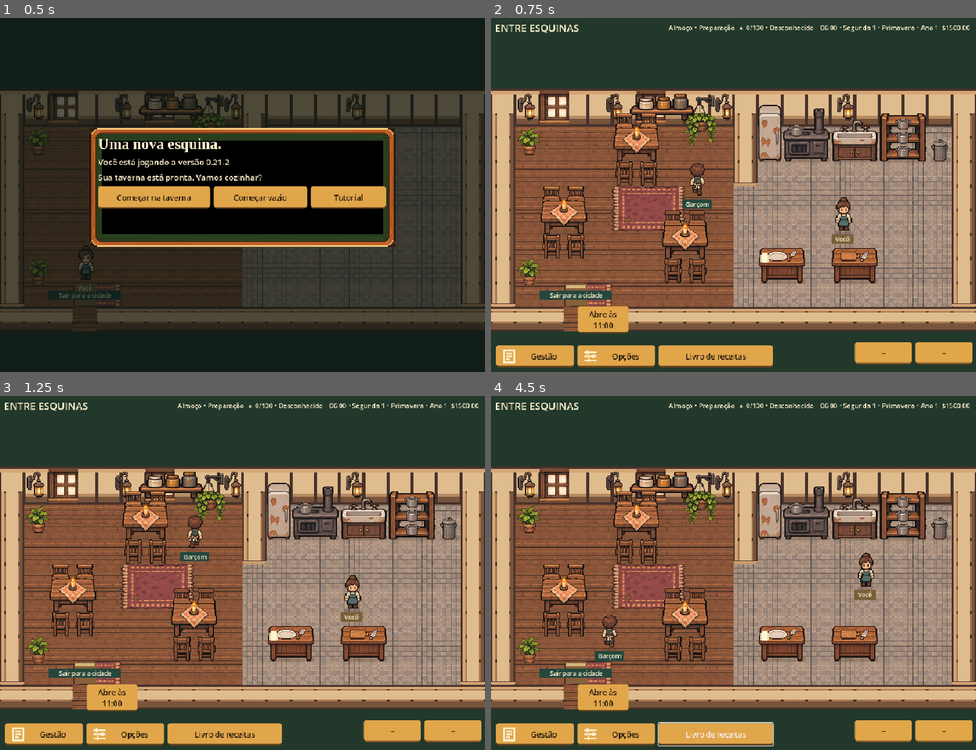
Above: before the commit, frames 1-4 (two rows, left to right).
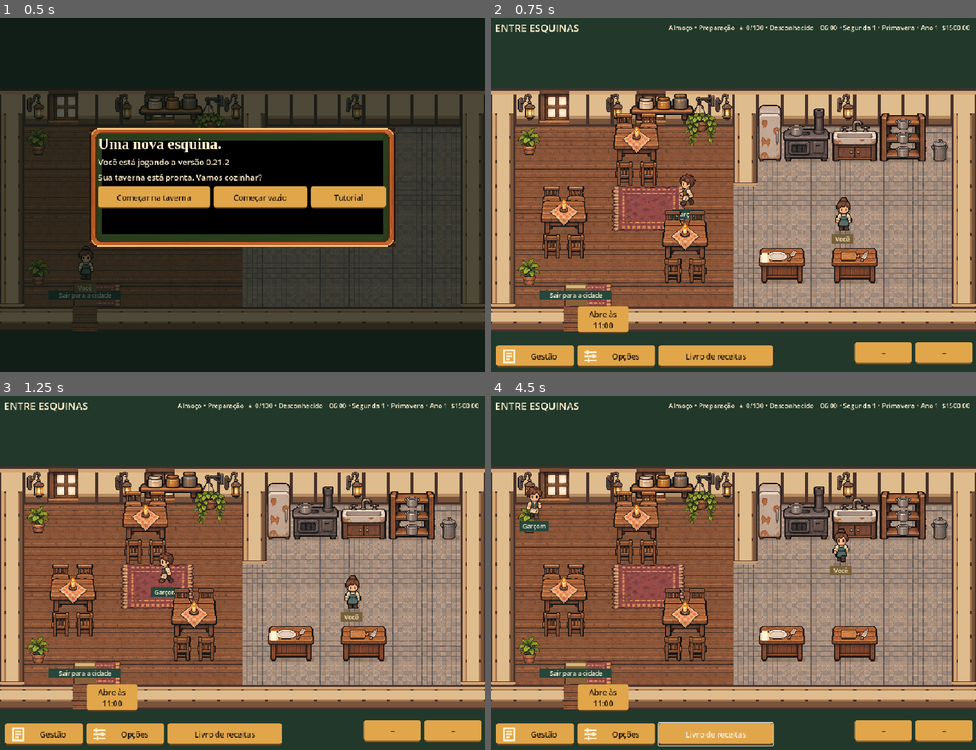
Above: after the commit, the same moments.

Repository: denerRsilva/Entre-Esquinas
Game: Godot game, scene res://mundo/Restaurante.tscn
The game is run twice, just before and just after one commit, with the same random seed, the same clock (stepped at 60 frames per second) and the same inputs.
Inputs (mouse positions are in pixels of both pictures, inside the frame that each line leads up to):
- Up to frame 1 (0.5 s): no input
- Up to frame 2 (0.75 s): click "Começar na taverna" at 0.5 s
- Up to frame 3 (1.25 s): no input
- Up to frame 4 (4.5 s): click "Abre às 11:00" at 1.25 s; tap Enter at 2 s; move the mouse to (840, 555) at 2.02 s; hold Right 2.03-2.75 s; tap E at 2.1, 3.6 s; click (840, 555) at 2.17 s; drag from (636, 590) to (709, 643) at 2.77 s; move the mouse to (782, 495) at 3.52 s; hold Right 3.53-4.25 s; drag from (709, 643) to (588, 519) at 4.27 s

Frame 1 is identical in both runs. In frame 2, 0.6% of the frame differs, in the area x 37-46%, y 40-57%; in frame 3, 0.6%; in frame 4, 1.4%, in the area x 5-80%, y 25-75%.

Commit message:
Keep waiter stroll randomness separate from customer generation

Diff:
--- a/godot/simulacao/nativa/Atendimento.gd
+++ b/godot/simulacao/nativa/Atendimento.gd
@@ -6,8 +6,9 @@
 const INV = preload("res://simulacao/nativa/Inventario.gd")
 const RECIPES = preload("res://simulacao/nativa/receitas.json")
 const CONFIG = preload("res://simulacao/nativa/clientes.json")
+static var wander_rng := RandomNumberGenerator.new()
 var idle_walk_enabled := true
-var wander_random: Callable = randf
+var wander_random: Callable = func():return wander_rng.randf()
 var random_source: Callable
 var random_values: Array = []
 var manual_moving := false
